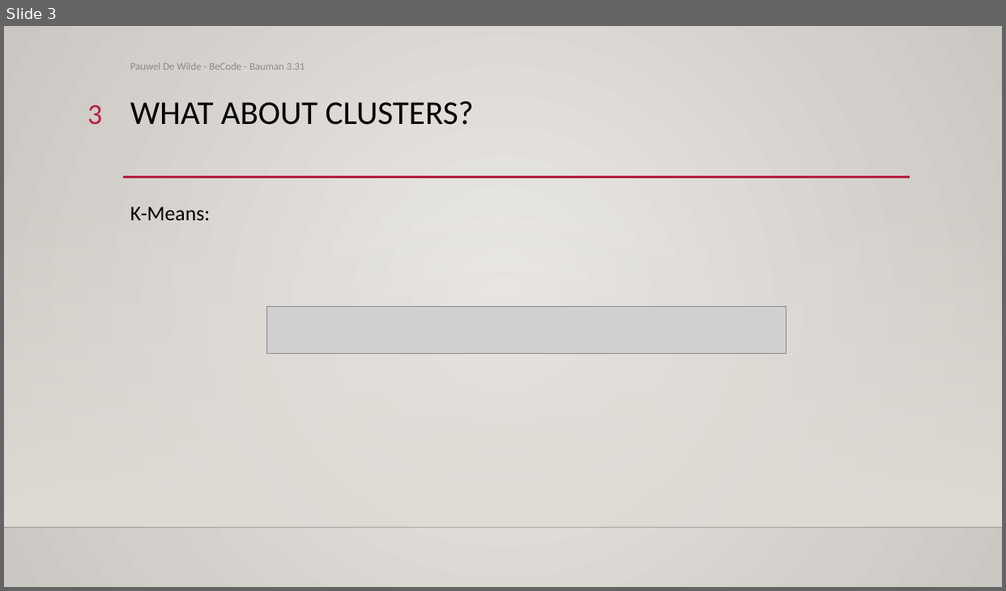
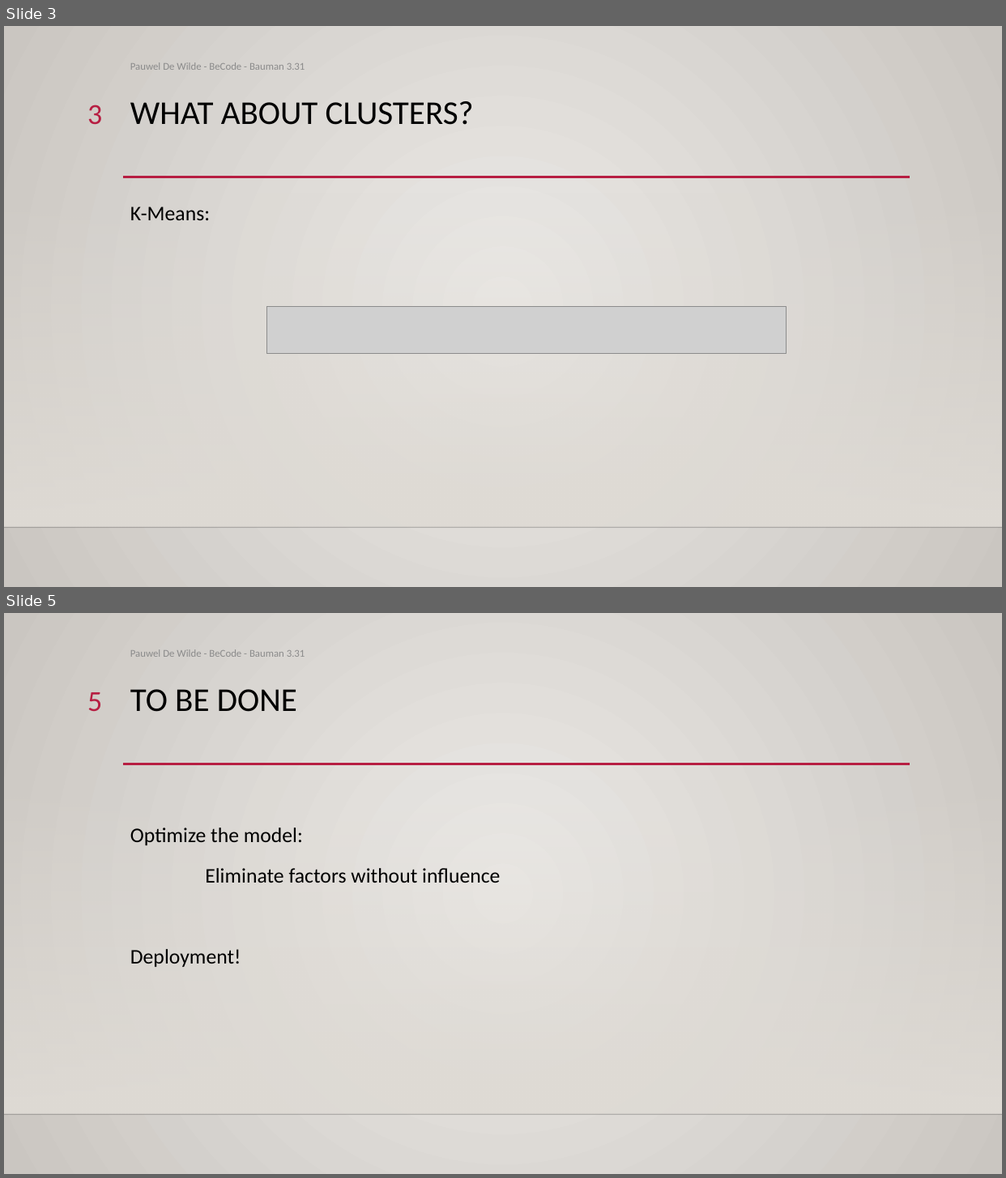
Before and after one commit to Pauwel1/Churn_Deployment, a slide deck: Bank Churners Demo.pptx. Shown one above the other, each under a label of ours: slide 3 before the commit, slides 3 and 5 after it; the slides between them are not shown. The pictures are 1006x591 and 1006x1178 pixels, drawn with LibreOffice and Linux fonts; fonts in the diff are those of the drawing; grey boxes stand for pictures; background and template pictures are left out. Boxes give left, top, right and bottom in pixels: in the first picture for what was removed or moved away, otherwise in the second. Text is boxed around its words. In the diff, an @@ line names an element or a change of style, - is before the commit and + after.

```diff
--- a/Bank Churners Demo.pptx
+++ b/Bank Churners Demo.pptx
@@ slide 5 added at (4, 613, 1002, 1174), background gradient #ECEAE7 to #CAC7C1; not listed: 3 template elements that a slide beside it also shows @@
@@ text added at (130, 649, 305, 657), 10 pt, text #8C8C8C @@
+Pauwel De Wilde - BeCode - Bauman 3.31
@@ page number added at (87, 692, 102, 711), 28 pt, text #B71E42 @@
+5
@@ title added at (130, 689, 297, 712), 32 pt, text #000000 @@
+TO BE DONE
@@ text added at (130, 828, 500, 967), 20 pt, text #000000 @@
+Optimize the model:
+Eliminate factors without influence
+Deployment!
```
Also in this commit, not shown: 3 slides changed, 1 other slide added, 1 other file.
